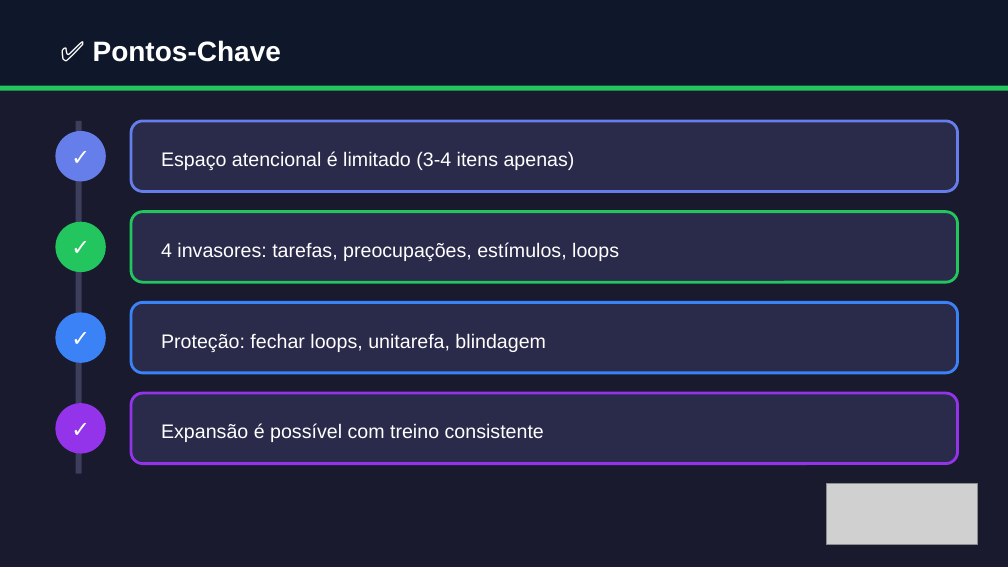
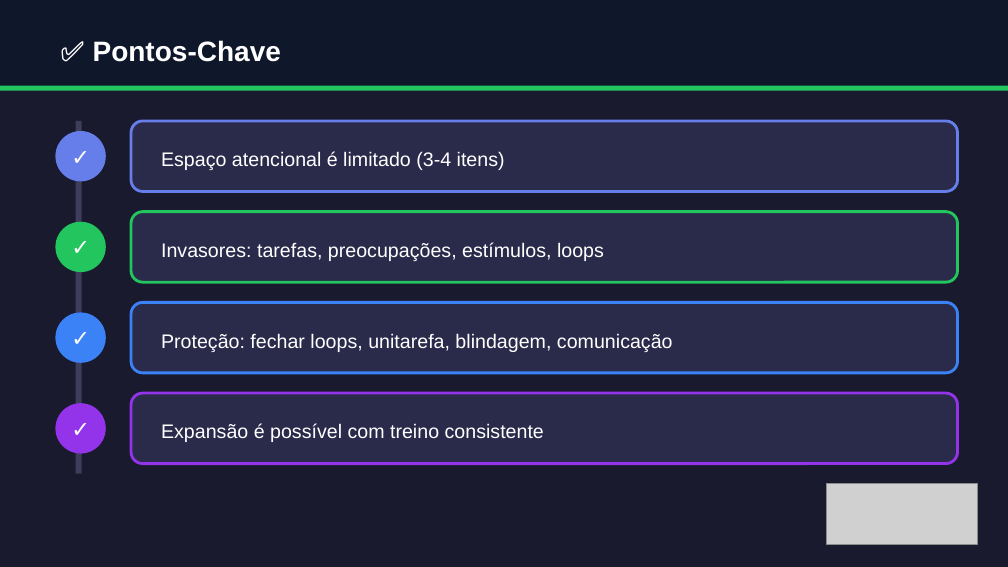
Before and after one commit to almirmeira/educa-com-talento, a slide deck: slide 7 of apresentacoes/foco-produtividade/aula-06-espaco-atencional.pptx. Drawn at 1008x567 pixels with LibreOffice and Linux fonts; fonts in the diff are those of the drawing; grey boxes stand for pictures. Boxes give left, top, right and bottom in pixels: in the first picture for what was removed or moved away, otherwise in the second. Text is boxed around its words. In the diff, an @@ line names an element or a change of style, - is before the commit and + after.

```diff
--- a/apresentacoes/foco-produtividade/aula-06-espaco-atencional.pptx
+++ b/apresentacoes/foco-produtividade/aula-06-espaco-atencional.pptx
@@ text at (x1=161, y1=151, x2=505, y2=170): text changed @@
-Espaço atencional é limitado (3-4 itens apenas)
+Espaço atencional é limitado (3-4 itens)
@@ text at (x1=161, y1=242, x2=604, y2=261): text changed @@
-4 invasores: tarefas, preocupações, estímulos, loops
+Invasores: tarefas, preocupações, estímulos, loops
@@ text at (x1=161, y1=333, x2=673, y2=352): text changed @@
-Proteção: fechar loops, unitarefa, blindagem
+Proteção: fechar loops, unitarefa, blindagem, comunicação
```
Also in this commit, not shown: 7 other slides changed, 1 slide added, 29 other files.
